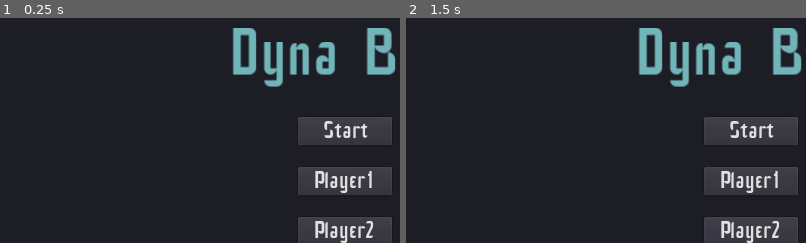
Above: before the commit, frames 1-2 (left to right).
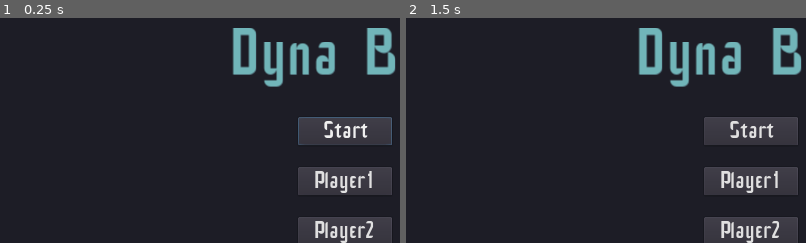
Above: after the commit, the same moments.

Repository: Skorpio-X/Bullet-Ball
Game: Godot game, scene res://start_menu.tscn
Two runs of this game, one before a commit and one after it. Both use one fixed random seed, a clock stepped at 60 frames per second and the inputs below.
Inputs:
- Up to frame 1 (0.25 s): no input
- Up to frame 2 (1.5 s): click "+" at 0.5 s; click "-" at 1.25 s
The pictures show only the part of the screen within x 7-57%, y 7-57%; the shares and areas given below are measured in that part.

The runs differ from the first frame. In frame 1, 0.2% of the frame differs, in the area x 74-98%, y 44-57%; in frame 2, nothing differs.

Commit message:
Joypad buttons fixed. Can navigate the menu with a joypad now. Max points buttons can be held down.

Diff:
--- a/project.godot
+++ b/project.godot
@@ -27,6 +27,9 @@
 
 [input]
 
+ui_cancel=[ Object(InputEventKey,"resource_local_to_scene":false,"resource_name":"","device":0,"alt":false,"shift":false,"control":false,"meta":false,"command":false,"pressed":false,"scancode":16777217,"unicode":0,"echo":false,"script":null)
+, Object(InputEventJoypadButton,"resource_local_to_scene":false,"resource_name":"","device":0,"button_index":10,"pressure":0.0,"pressed":false,"script":null)
+ ]
 move_left=[ Object(InputEventKey,"resource_local_to_scene":false,"resource_name":"","device":0,"alt":false,"shift":false,"control":false,"meta":false,"command":false,"pressed":false,"scancode":65,"unicode":0,"echo":false,"script":null)
  ]
 move_right=[ Object(InputEventKey,"resource_local_to_scene":false,"resource_name":"","device":0,"alt":false,"shift":false,"control":false,"meta":false,"command":false,"pressed":false,"scancode":68,"unicode":0,"echo":false,"script":null)
@@ -46,37 +49,53 @@
 player1_shoot=[ Object(InputEventKey,"resource_local_to_scene":false,"resource_name":"","device":0,"alt":false,"shift":false,"control":false,"meta":false,"command":false,"pressed":false,"scancode":70,"unicode":0,"echo":false,"script":null)
 , Object(InputEventMouseButton,"resource_local_to_scene":false,"resource_name":"","device":0,"alt":false,"shift":false, …(202 unchanged characters)…
 , Object(InputEventKey,"resource_local_to_scene":false,"resource_name":"","device":0,"alt":false,"shift":false,"control":false,"meta":false,"command":false,"pressed":false,"scancode":32,"unicode":0,"echo":false,"script":null)
-, Object(InputEventJoypadButton,"resource_local_to_scene":false,"resource_name":"","device":0,"button_index":1,"pressure":0.0,"pressed":false,"script":null)
+, Object(InputEventJoypadButton,"resource_local_to_scene":false,"resource_name":"","device":0,"button_index":0,"pressure":0.0,"pressed":false,"script":null)
+, Object(InputEventJoypadButton,"resource_local_to_scene":false,"resource_name":"","device":0,"button_index":5,"pressure":0.0,"pressed":false,"script":null)
+, Object(InputEventJoypadButton,"resource_local_to_scene":false,"resource_name":"","device":0,"button_index":4,"pressure":0.0,"pressed":false,"script":null)
+, Object(InputEventJoypadButton,"resource_local_to_scene":false,"resource_name":"","device":0,"button_index":6,"pressure":0.0,"pressed":false,"script":null)
+, Object(InputEventJoypadButton,"resource_local_to_scene":false,"resource_name":"","device":0,"button_index":7,"pressure":0.0,"pressed":false,"script":null)
  ]
 player2_shoot=[ Object(InputEventKey,"resource_local_to_scene":false,"resource_name":"","device":0,"alt":false,"shift":false,"control":false,"meta":false,"command":false,"pressed":false,"scancode":16777238,"unicode":0,"echo":false,"script":null)
 , Object(InputEventKey,"resource_local_to_scene":false,"resource_name":"","device":0,"alt":false,"shift":false,"control":false,"meta":false,"command":false,"pressed":false,"scancode":16777350,"unicode":0,"echo":false,"script":null)
-, Object(InputEventJoypadButton,"resource_local_to_scene":false,"resource_name":"","device":1,"button_index":1,"pressure":0.0,"pressed":false,"script":null)
+, Object(InputEventJoypadButton,"resource_local_to_scene":false,"resource_name":"","device":1,"button_index":0,"pressure":0.0,"pressed":false,"script":null)
+, Object(InputEventJoypadButton,"resource_local_to_scene":false,"resource_name":"","device":1,"button_index":4,"pressure":0.0,"pressed":false,"script":null)
+, Object(InputEventJoypadButton,"resource_local_to_scene":false,"resource_name":"","device":1,"button_index":5,"pressure":0.0,"pressed":false,"script":null)
+, Object(InputEventJoypadButton,"resource_local_to_scene":false,"resource_name":"","device":1,"button_index":6,"pressure":0.0,"pressed":false,"script":null)
+, Object(InputEventJoypadButton,"resource_local_to_scene":false,"resource_name":"","device":1,"button_index":7,"pressure":0.0,"pressed":false,"script":null)
  ]
 player1_forward=[ Object(InputEventKey,"resource_local_to_scene":false,"resource_name":"","device":0,"alt":false,"shift":false,"control":false,"meta":false,"command":false,"pressed":false,"scancode":87,"unicode":0,"echo":false,"script":null)
 , Object(InputEventJoypadMotion,"resource_local_to_scene":false,"resource_name":"","device":0,"axis":1,"axis_value":-1.0,"script":null)
 , Object(InputEventKey,"resource_local_to_scene":false,"resource_name":"","device":0,"alt":false,"shift":false,"control":false,"meta":false,"command":false,"pressed":false,"scancode":90,"unicode":0,"echo":false,"script":null)
+, Object(InputEventJoypadMotion,"resource_local_to_scene":false,"resource_name":"","device":0,"axis":3,"axis_value":-1.0,"script":null)
  ]
 player1_left=[ Object(InputEventKey,"resource_local_to_scene":false,"resource_name":"","device":0,"alt":false,"shift":false,"control":false,"meta":false,"command":false,"pressed":false,"scancode":65,"unicode":0,"echo":false,"script":null)
 , Object(InputEventJoypadMotion,"resource_local_to_scene":false,"resource_name":"","device":0,"axis":0,"axis_value":-1.0,"script":null)
 , Object(InputEventKey,"resource_local_to_scene":false,"resource_name":"","device":0,"alt":false,"shift":false,"control":false,"meta":false,"command":false,"pressed":false,"scancode":81,"unicode":0,"echo":false,"script":null)
+, Object(InputEventJoypadMotion,"resource_local_to_scene":false,"resource_name":"","device":0,"axis":2,"axis_value":-1.0,"script":null)
  ]
 player1_right=[ Object(InputEventKey,"resource_local_to_scene":false,"resource_name":"","device":0,"alt":false,"shift":false,"control":false,"meta":false,"command":false,"pressed":false,"scancode":68,"unicode":0,"echo":false,"script":null)
 , Object(InputEventJoypadMotion,"resource_local_to_scene":false,"resource_name":"","device":0,"axis":0,"axis_value":1.0,"script":null)
+, Object(InputEventJoypadMotion,"resource_local_to_scene":false,"resource_name":"","device":0,"axis":2,"axis_value":1.0,"script":null)
  ]
 player1_back=[ Object(InputEventKey,"resource_local_to_scene":false,"resource_name":"","device":0,"alt":false,"shift":false,"control":false,"meta":false,"command":false,"pressed":false,"scancode":83,"unicode":0,"echo":false,"script":null)
 , Object(InputEventJoypadMotion,"resource_local_to_scene":false,"resource_name":"","device":0,"axis":1,"axis_value":1.0,"script":null)
+, Object(InputEventJoypadMotion,"resource_local_to_scene":false,"resource_name":"","device":0,"axis":3,"axis_value":1.0,"script":null)
  ]
 player2_forward=[ Object(InputEventKey,"resource_local_to_scene":false,"resource_name":"","device":0,"alt":false,"shift":false,"control":false,"meta":false,"command":false,"pressed":false,"scancode":16777232,"unicode":0,"echo":false,"script":null)
 , Object(InputEventJoypadMotion,"resource_local_to_scene":false,"resource_name":"","device":1,"axis":1,"axis_value":-1.0,"script":null)
+, Object(InputEventJoypadMotion,"resource_local_to_scene":false,"resource_name":"","device":1,"axis":3,"axis_value":-1.0,"script":null)
  ]
 player2_left=[ Object(InputEventKey,"resource_local_to_scene":false,"resource_name":"","device":0,"alt":false,"shift":false,"control":false,"meta":false,"command":false,"pressed":false,"scancode":16777231,"unicode":0,"echo":false,"script":null)
 , Object(InputEventJoypadMotion,"resource_local_to_scene":false,"resource_name":"","device":1,"axis":0,"axis_value":-1.0,"script":null)
+, Object(InputEventJoypadMotion,"resource_local_to_scene":false,"resource_name":"","device":1,"axis":2,"axis_value":-1.0,"script":null)
  ]
 player2_right=[ Object(InputEventKey,"resource_local_to_scene":false,"resource_name":"","device":0,"alt":false,"shift":false,"control":false,"meta":false,"command":false,"pressed":false,"scancode":16777233,"unicode":0,"echo":false,"script":null)
 , Object(InputEventJoypadMotion,"resource_local_to_scene":false,"resource_name":"","device":1,"axis":0,"axis_value":1.0,"script":null)
+, Object(InputEventJoypadMotion,"resource_local_to_scene":false,"resource_name":"","device":1,"axis":2,"axis_value":1.0,"script":null)
  ]
 player2_back=[ Object(InputEventKey,"resource_local_to_scene":false,"resource_name":"","device":0,"alt":false,"shift":false,"control":false,"meta":false,"command":false,"pressed":false,"scancode":16777234,"unicode":0,"echo":false,"script":null)
-, Object(InputEventJoypadMotion,"resource_local_to_scene":false,"resource_name":"","device":0,"axis":1,"axis_value":1.0,"script":null)
+, Object(InputEventJoypadMotion,"resource_local_to_scene":false,"resource_name":"","device":1,"axis":1,"axis_value":1.0,"script":null)
+, Object(InputEventJoypadMotion,"resource_local_to_scene":false,"resource_name":"","device":1,"axis":3,"axis_value":1.0,"script":null)
  ]
 restart=[ Object(InputEventKey,"resource_local_to_scene":false,"resource_name":"","device":0,"alt":false,"shift":false,"control":false,"meta":false,"command":false,"pressed":false,"scancode":16777221,"unicode":0,"echo":false,"script":null)
 , Object(InputEventKey,"resource_local_to_scene":false,"resource_name":"","device":0,"alt":false,"shift":false,"control":false,"meta":false,"command":false,"pressed":false,"scancode":16777222,"unicode":0,"echo":false,"script":null)
--- a/start_menu.gd
+++ b/start_menu.gd
@@ -3,7 +3,10 @@
 
 var fire_rate_button_down = false
 var fire_rate_button_up = false
+var points_button_down = false
+var points_button_up = false
 var frame = 0
+
 
 func _ready():
 	set_process(true)
@@ -12,17 +15,27 @@
 	$LabelMaxPoints.text = str(global.max_points)
 	$Arena.text = str(global.arena+1)
 	$LabelFireRate2.text = str(global.fire_rate)
+	$StartButton.grab_focus()
 
 
 func _process(delta):
 	frame += 1
 	frame %= 5
-	if fire_rate_button_down and frame == 0:
-		global.fire_rate -= .05
+	if fire_rate_button_down and frame == 1:
+		global.fire_rate -= .1
+		global.fire_rate = stepify(max(.1, global.fire_rate), .1)
 		$LabelFireRate2.text = str(global.fire_rate)
-	elif fire_rate_button_up and frame == 0:
-		global.fire_rate += .05
+	elif fire_rate_button_up and frame == 1:
+		global.fire_rate += .1
 		$LabelFireRate2.text = str(global.fire_rate)
+
+	if points_button_up and frame == 1:
+		global.max_points += 1
+		$LabelMaxPoints.text = str(global.max_points)
+	elif points_button_down and frame == 1:
+		global.max_points -= 1
+		global.max_points = max(1, global.max_points)
+		$LabelMaxPoints.text = str(global.max_points)
 
 
 func _on_change_scene_pressed():
@@ -53,15 +66,19 @@
 	global.player2 = new_text
 
 
-func _on_ButtonUp_pressed():
-	global.max_points += 1
-	$LabelMaxPoints.text = str(global.max_points)
+func _on_Point_Button_plus_down():
+	frame = 0
+	points_button_up = true
 
+func _on_Point_Button_up():
+	points_button_up = false
 
-func _on_ButtonDown_pressed():
-	global.max_points -= 1
-	global.max_points = max(1, global.max_points)
-	$LabelMaxPoints.text = str(global.max_points)
+func _on_Point_Button_minus_down():
+	frame = 0
+	points_button_down = true
+
+func _on_Point_Button_minus_up():
+	points_button_down = false
 
 
 func _on_ButtonArena_pressed():
@@ -76,17 +93,14 @@
 	$LabelFireRate2.text = str(global.fire_rate)
 	fire_rate_button_up = true
 
-
 func _on_Button2_fire_rate_button_down():
 #	global.fire_rate -= .1
 	frame = 0
 	$LabelFireRate2.text = str(global.fire_rate)
 	fire_rate_button_down = true
 
-
 func _on_Button_fire_rate_button_up():
 	fire_rate_button_up = false
 
-
 func _on_Button_fire_rate_button_down():
 	fire_rate_button_down = false
--- a/start_menu.tscn
+++ b/start_menu.tscn
@@ -424,9 +424,13 @@
 
 [connection signal="pressed" from="Player2Button" to="." method="_on_Player2Button_pressed"]
 
-[connection signal="pressed" from="Button+" to="." method="_on_ButtonUp_pressed"]
-
-[connection signal="pressed" from="Button-" to="." method="_on_ButtonDown_pressed"]
+[connection signal="button_down" from="Button+" to="." method="_on_Point_Button_plus_down"]
+
+[connection signal="button_up" from="Button+" to="." method="_on_Point_Button_up"]
+
+[connection signal="button_down" from="Button-" to="." method="_on_Point_Button_minus_down"]
+
+[connection signal="button_up" from="Button-" to="." method="_on_Point_Button_minus_up"]
 
 [connection signal="button_down" from="Button+2" to="." method="_on_Button2_button_down"]
 
